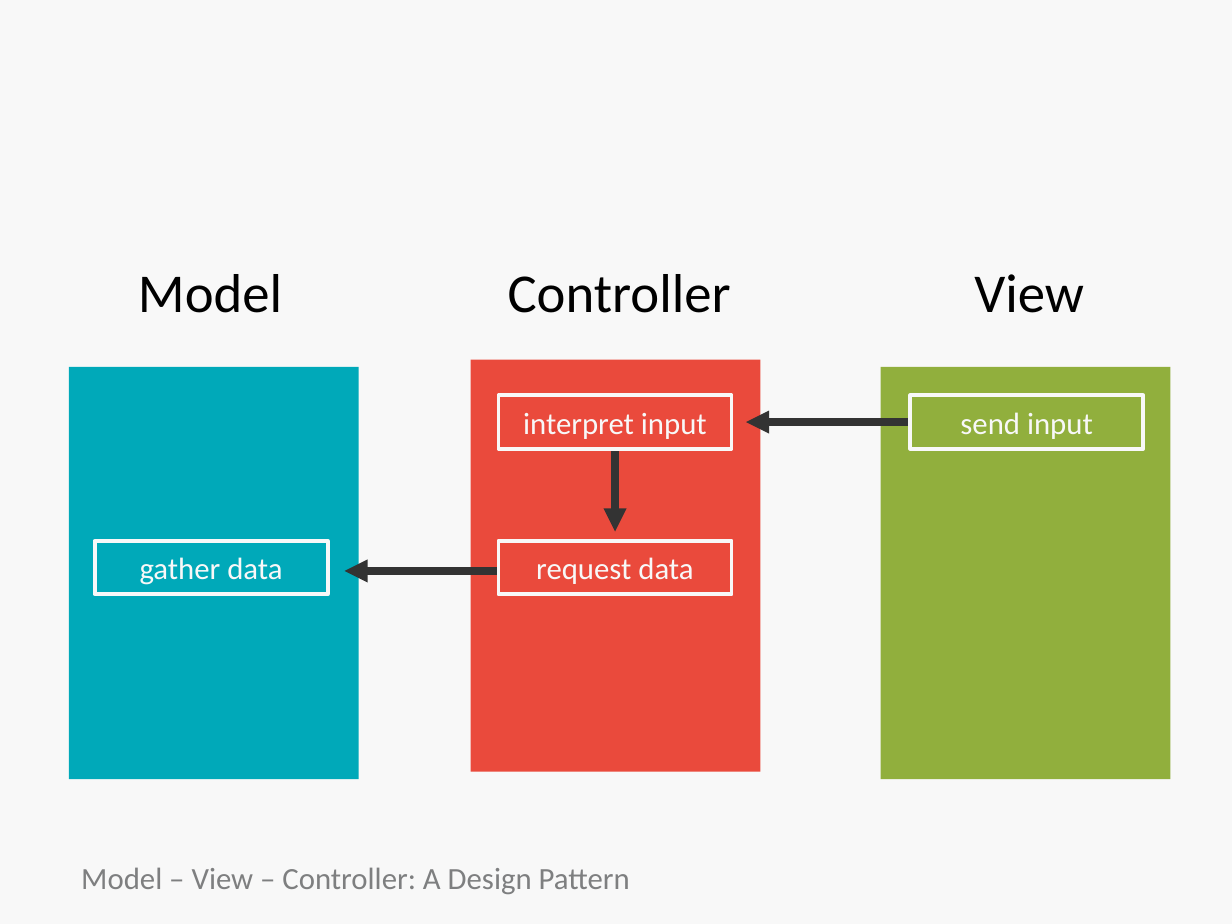
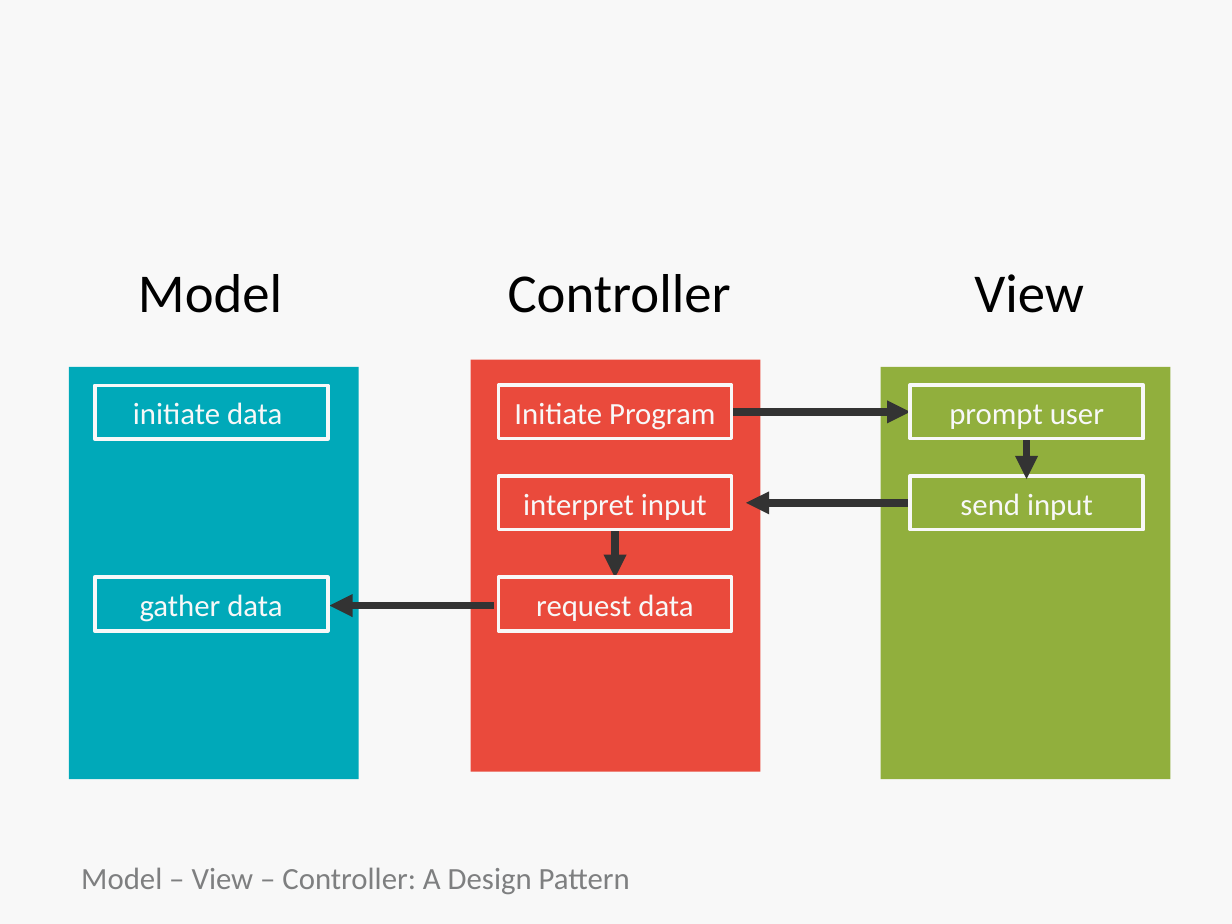
Before and after one commit to bootcoder/lectures, a slide deck: slide 31 of 1phase/ruby-mvc-single-res/HT-MVC.pptx (slide 29 before the commit). Drawn at 1232x924 pixels with LibreOffice and Linux fonts; fonts in the diff are those of the drawing; background and template pictures are left out. Boxes give left, top, right and bottom in pixels: in the first picture for what was removed or moved away, otherwise in the second. Text is boxed around its words. In the diff, an @@ line names an element or a change of style, - is before the commit and + after.

```diff
--- a/1phase/ruby-mvc-single-res/HT-MVC.pptx
+++ b/1phase/ruby-mvc-single-res/HT-MVC.pptx
@@ rectangle added at (x1=95, y1=386, x2=328, y2=439), fill #00A9B9, outline #F8F8F8 2.25 pt, 18 pt, text #F8F8F8 @@
+initiate data
@@ rectangle added at (x1=499, y1=386, x2=732, y2=439), fill #EA4A3C, outline #F8F8F8 2.25 pt, 18 pt, text #F8F8F8 @@
+Initiate Program
@@ rectangle added at (x1=910, y1=386, x2=1143, y2=439), fill #91AF3D, outline #F8F8F8 2.25 pt, 18 pt, text #F8F8F8 @@
+prompt user
@@ arrow added from (732, 411) to (910, 411), #333333 4.5 pt @@
@@ arrow added from (1026, 397) to (1026, 479), #333333 4.5 pt @@
@@ arrow moved from (615, 448) - (615, 531) to (615, 495) - (615, 578) @@
@@ 2 rectangles, 1 arrow moved together from (x1=499, y1=395, x2=1143, y2=448) to (x1=499, y1=476, x2=1143, y2=529) @@
@@ rectangle "gather data" moved from (x1=95, y1=541, x2=328, y2=594) to (x1=95, y1=578, x2=328, y2=631) @@
@@ rectangle "request data" moved from (x1=499, y1=541, x2=732, y2=594) to (x1=499, y1=578, x2=732, y2=631) @@
@@ arrow moved from (509, 570) - (345, 570) to (494, 606) - (329, 606) @@
```
Also in this commit, not shown: 6 other slides changed, 3 slides added.
